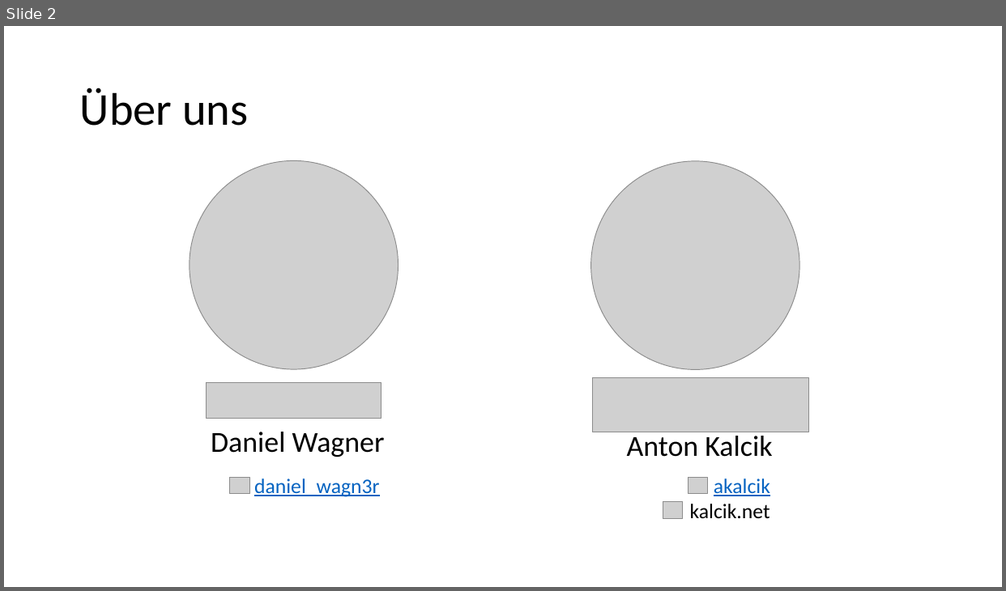
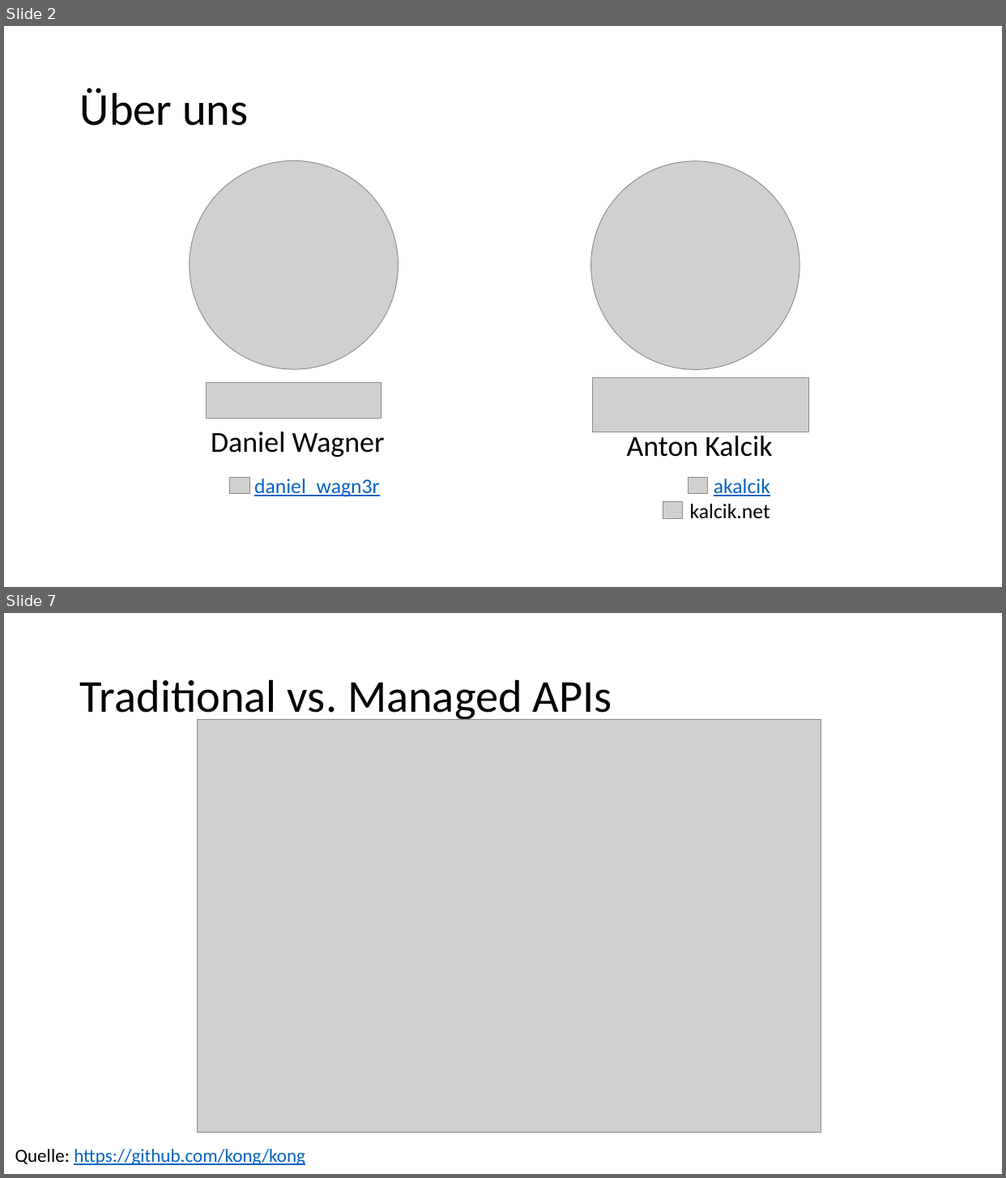
Before and after one commit to danielwagn3r/apimgmt-workshop, a slide deck: API Management.pptx. Shown one above the other, each under a label of ours: slide 2 before the commit, slides 2 and 7 after it; the slides between them are not shown. The pictures are 1006x591 and 1006x1178 pixels, drawn with LibreOffice and Linux fonts; fonts in the diff are those of the drawing; grey boxes stand for pictures. Boxes give left, top, right and bottom in pixels: in the first picture for what was removed or moved away, otherwise in the second. Text is boxed around its words. In the diff, an @@ line names an element or a change of style, - is before the commit and + after.

```diff
--- a/API Management.pptx
+++ b/API Management.pptx
@@ slide 7 added at (4, 613, 1002, 1174), background #FFFFFF @@
@@ title added at (80, 679, 612, 722), 44 pt, text #000000 @@
+Traditional vs. Managed APIs
@@ picture added at (197, 719, 821, 1133) @@
@@ text added at (15, 1149, 305, 1165), 18 pt, text #0563C1, underline @@
+Quelle: https://github.com/kong/kong
```
Also in this commit, not shown: 3 slides changed, 5 other slides added, 1 slide removed, 2 other files.
